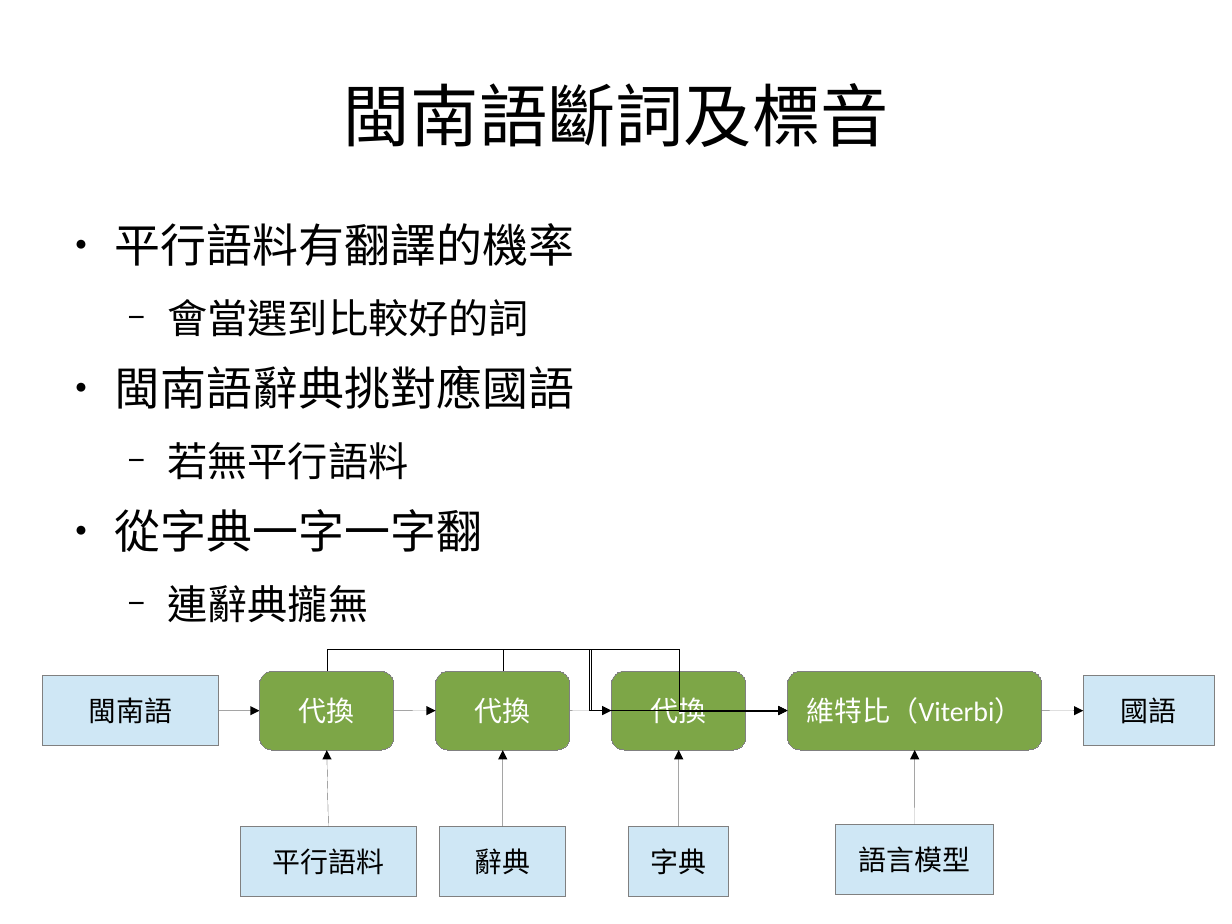
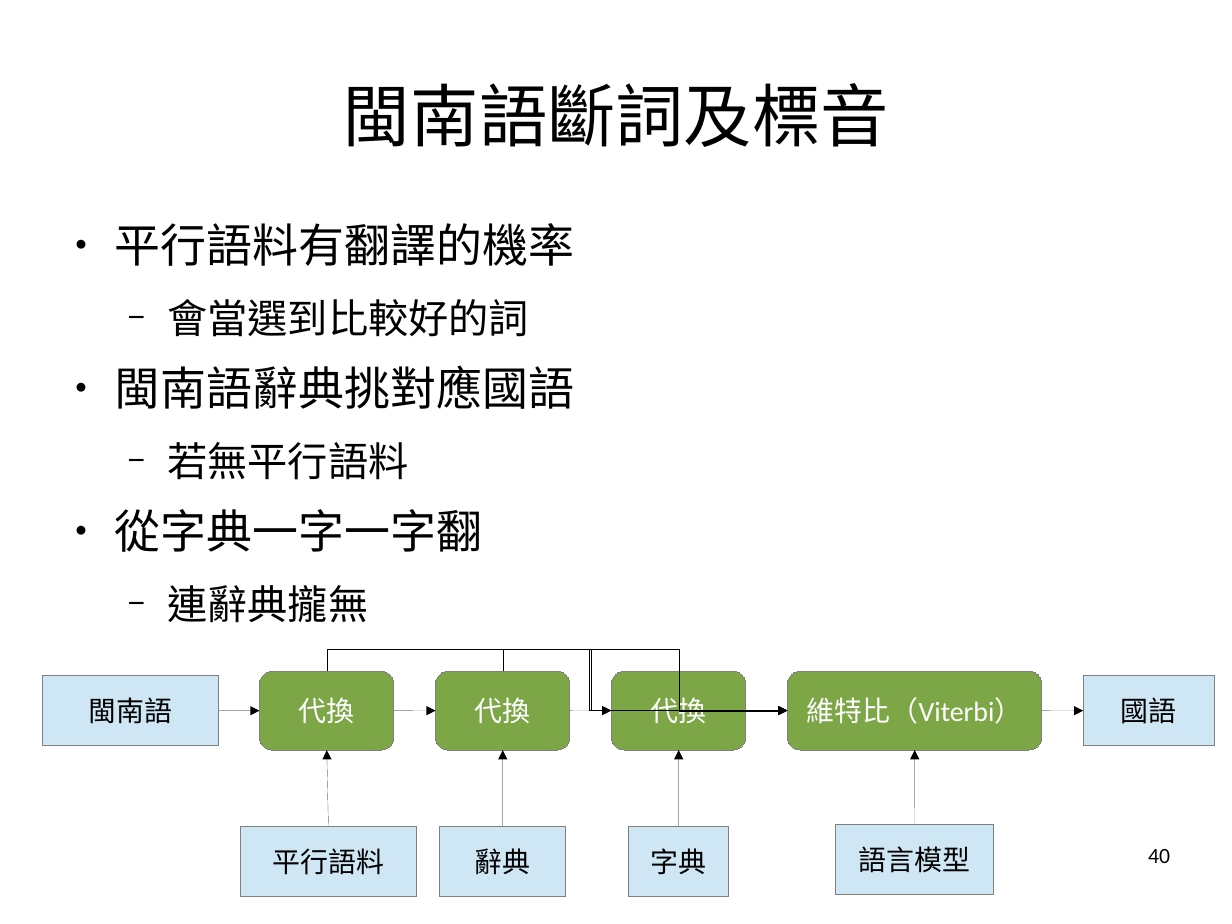
Before and after one commit to sih4sing5hong5/po3-ko3_tau5-iann2-phinn3, a slide deck: slide 40 of 翻譯報告.odp. Drawn at 1232x924 pixels with LibreOffice and Linux fonts; fonts in the diff are those of the drawing. Boxes give left, top, right and bottom in pixels: in the first picture for what was removed or moved away, otherwise in the second. Text is boxed around its words. In the diff, an @@ line names an element or a change of style, - is before the commit and + after.

```diff
--- a/翻譯報告.odp
+++ b/翻譯報告.odp
@@ page number added at bbox=[1148, 849, 1170, 863], 14 pt, text #000000 @@
+40
```
Also in this commit, not shown: 64 other slides changed.
